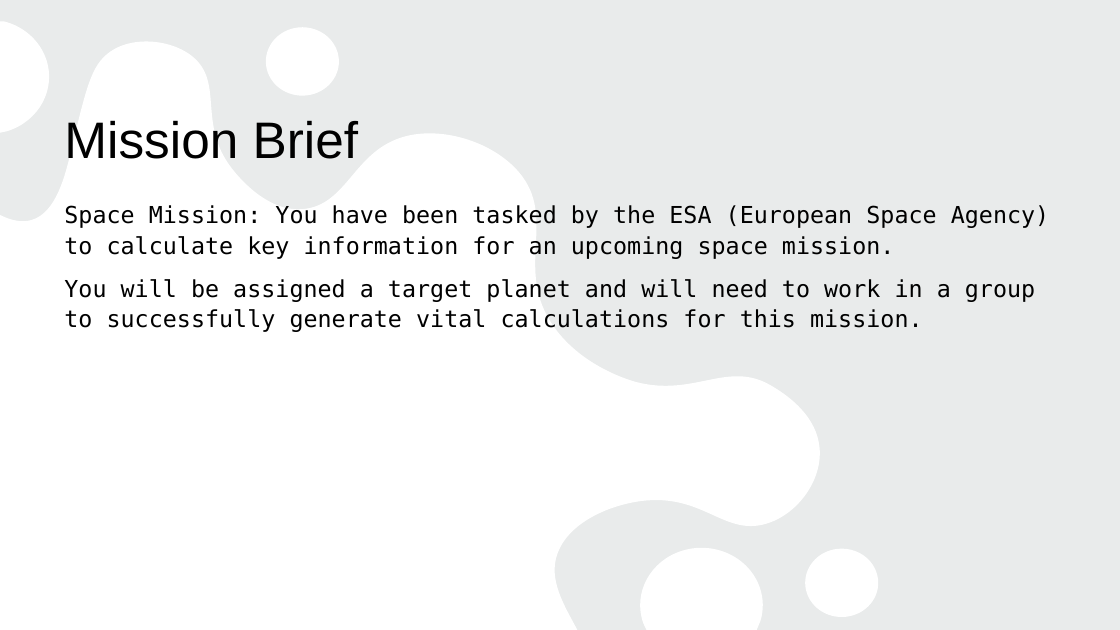
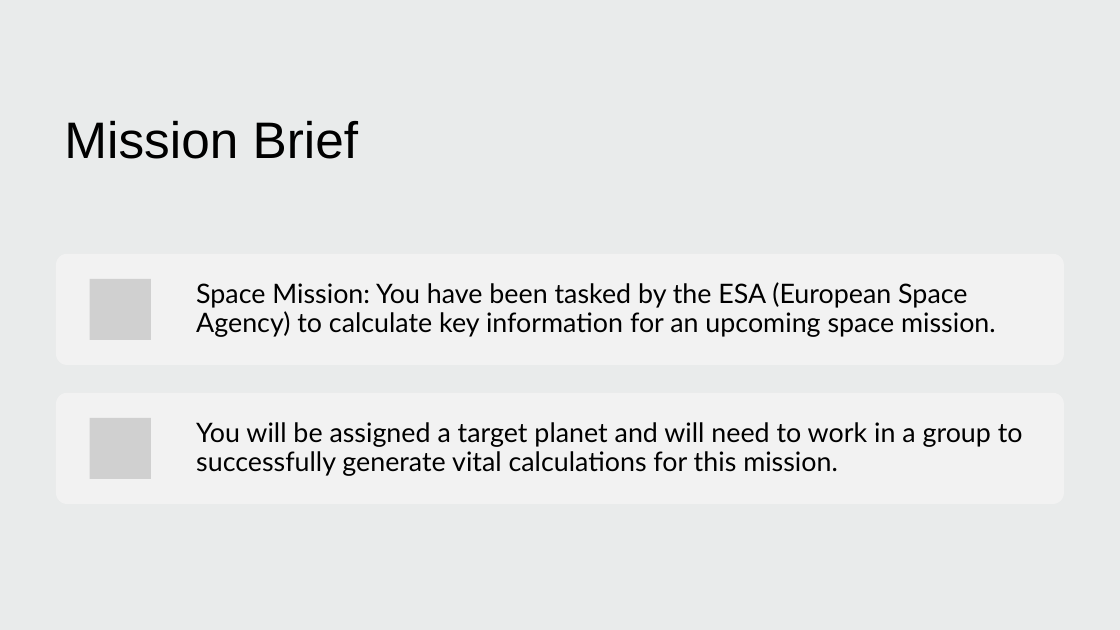
Before and after one commit to nokeeffe2013/Engage-Science-Compsci, a slide deck: slide 2 of Engage_Lesson5/lesson5_space.pptx. Drawn at 1120x630 pixels with LibreOffice and Linux fonts; fonts in the diff are those of the drawing; grey boxes stand for pictures. Boxes give left, top, right and bottom in pixels: in the first picture for what was removed or moved away, otherwise in the second. Text is boxed around its words. In the diff, an @@ line names an element or a change of style, - is before the commit and + after.

```diff
--- a/Engage_Lesson5/lesson5_space.pptx
+++ b/Engage_Lesson5/lesson5_space.pptx
@@ rectangle removed at bbox=[0, 0, 1120, 630] @@
@@ rectangle added at bbox=[0, 0, 1120, 630], fill #F0F3F2 @@
@@ rectangle added at bbox=[0, 0, 1120, 630], fill #AEAEAE at 10% opacity @@
@@ text removed at bbox=[64, 205, 1049, 332] @@
-Space Mission: You have been tasked by the ESA (European Space Agency) to calculate key information for an upcoming space mission.
-You will be assigned a target planet and will need to work in a group to successfully generate vital calculations for this mission.
@@ group added at bbox=[56, 254, 1065, 504]: 2 rounded rectangles, 2 pictures, 2 texts @@
+Space Mission: You have been tasked by the ESA (European Space Agency) to calculate key information for an upcoming space mission.
+You will be assigned a target planet and will need to work in a group to successfully generate vital calculations for this mission.
```
Also in this commit, not shown: 5 other slides changed, 1 slide added, 11 other files.
